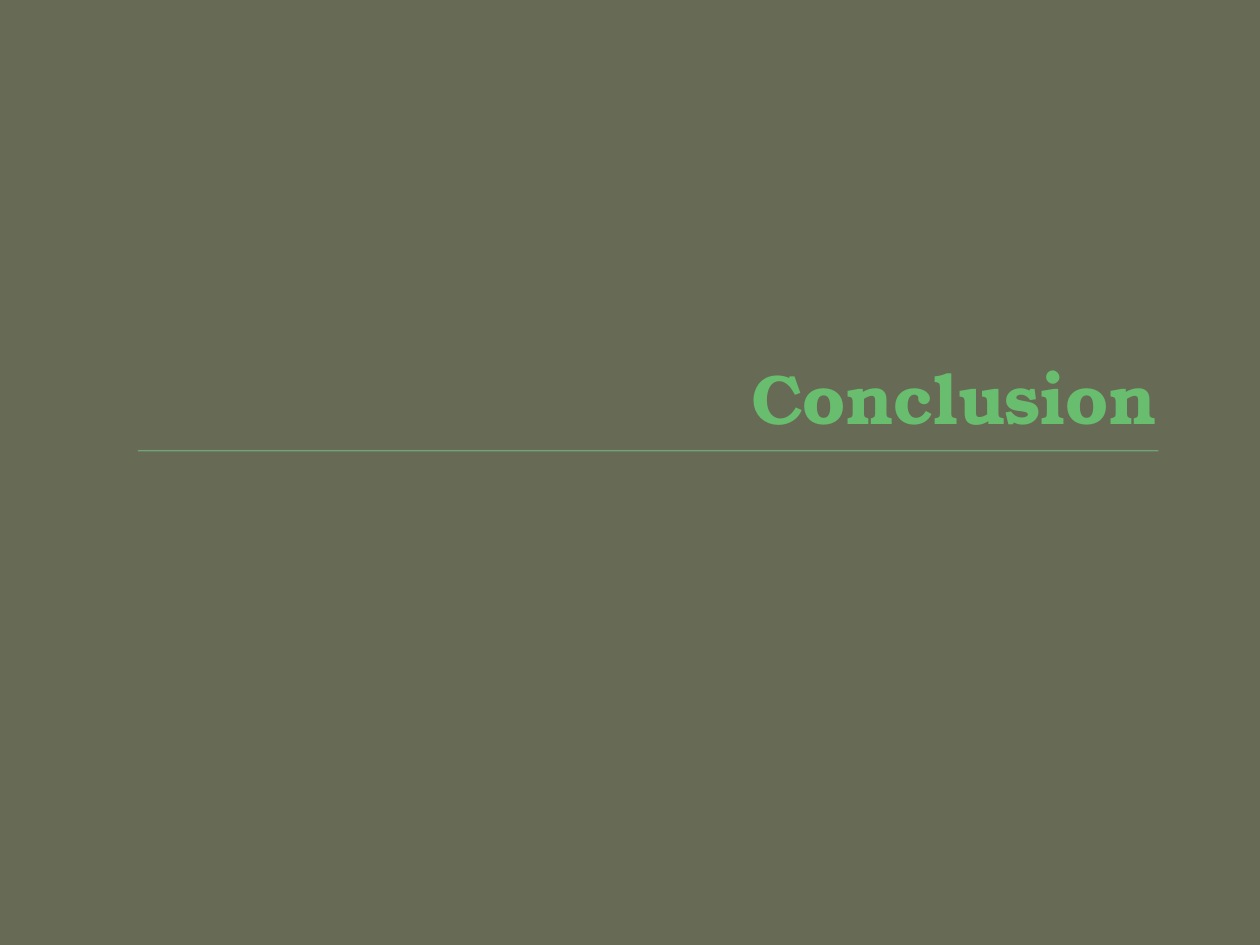
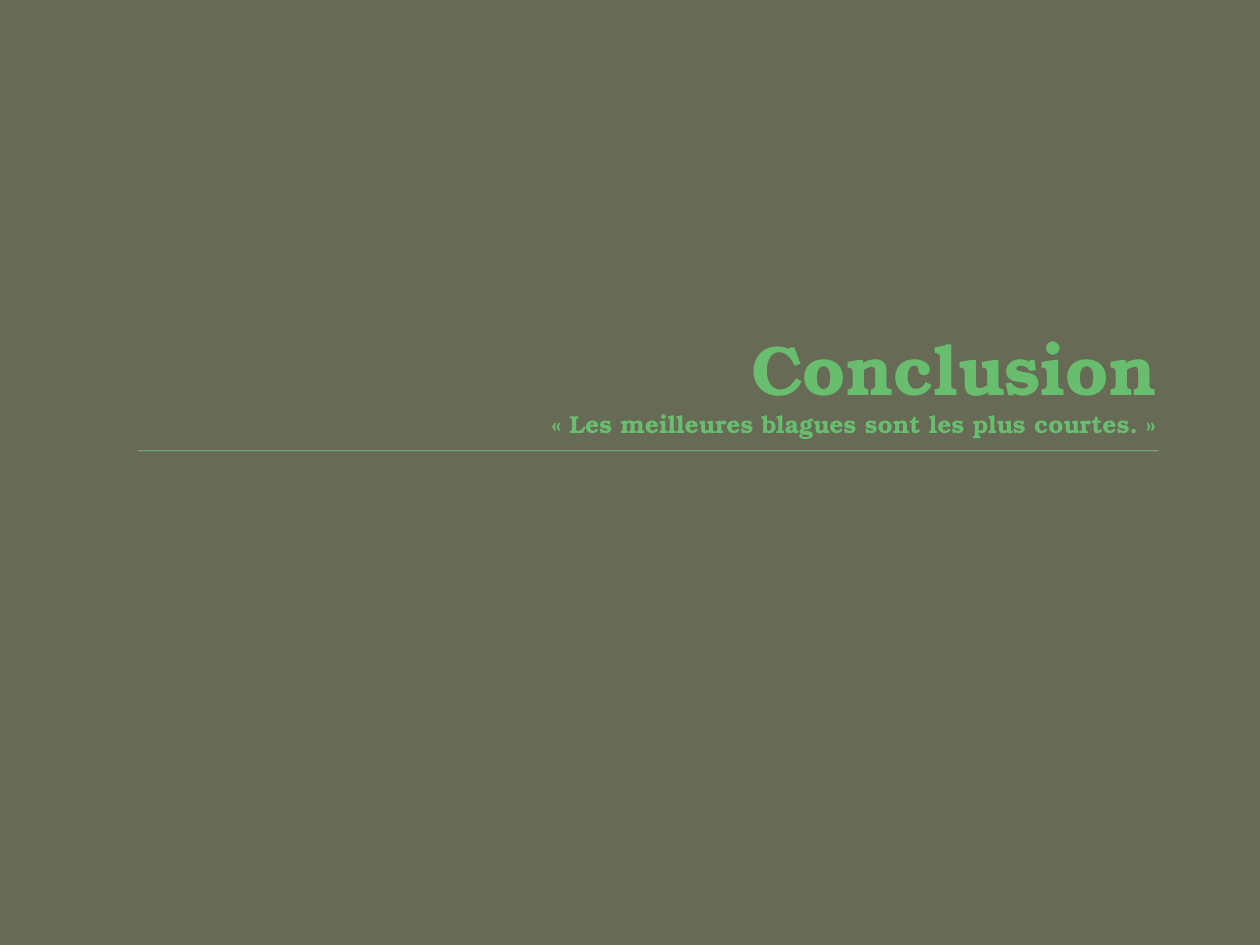
Before and after one commit to Raphy/bomberman, a slide deck: slide 27 of Bomberman - Présentation.pptx (slide 26 before the commit). Drawn at 1260x945 pixels with LibreOffice and Linux fonts; fonts in the diff are those of the drawing. Boxes give left, top, right and bottom in pixels: in the first picture for what was removed or moved away, otherwise in the second. Text is boxed around its words. In the diff, an @@ line names an element or a change of style, - is before the commit and + after.

```diff
--- a/Bomberman - Présentation.pptx
+++ b/Bomberman - Présentation.pptx
@@ title at (569,341,1156,439): text changed; size 40 to 14 pt @@
-Conclusion
+Conclusion
+« Les meilleures blagues sont les plus courtes. »
```
Also in this commit, not shown: 3 other slides changed, 2 slides added, 1 slide removed.
